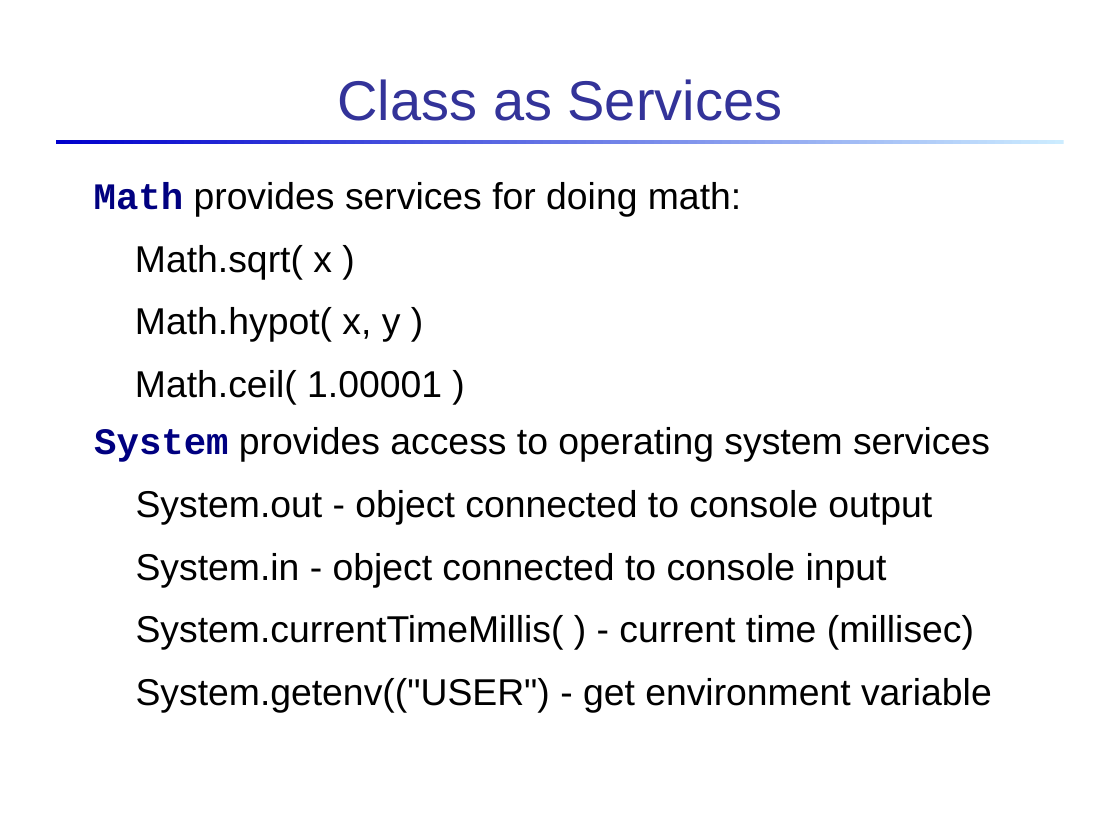
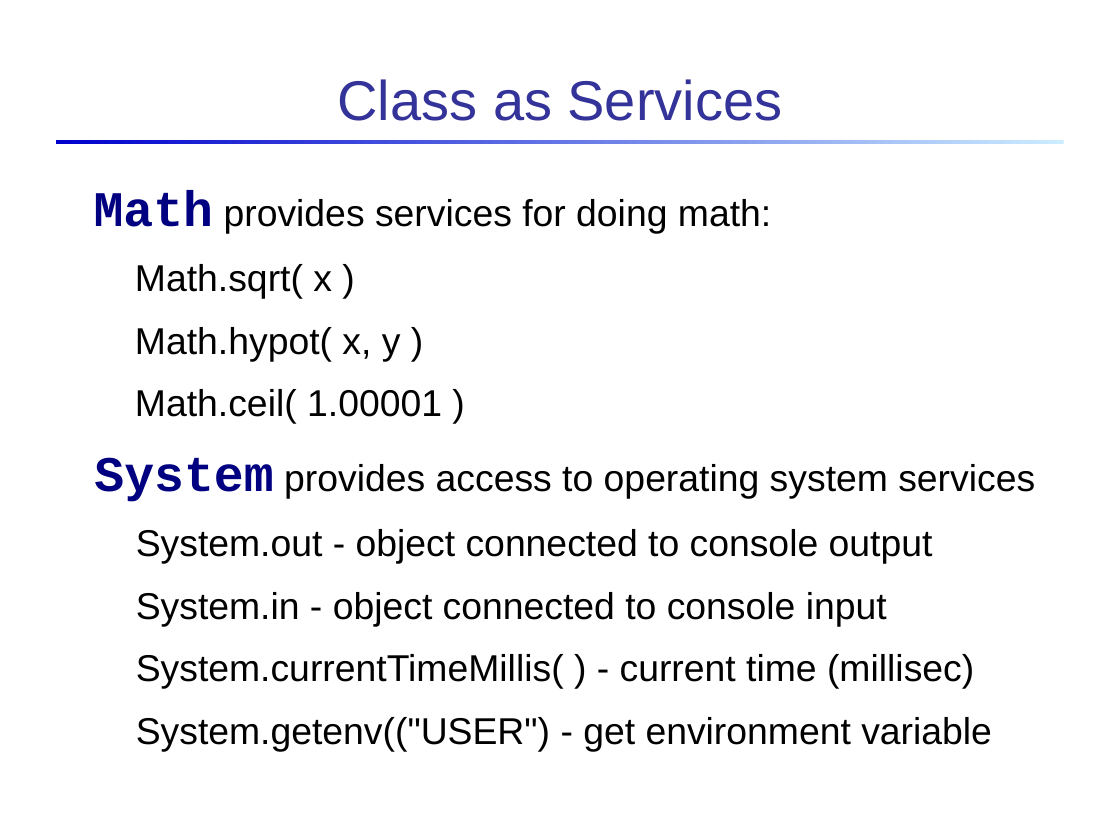
Before and after one commit to skeoop/skeoop.github.io, a slide deck: slide 23 of week1/3-Introduction-to-Objects.ppt. Drawn at 1120x840 pixels with LibreOffice and Linux fonts; fonts in the diff are those of the drawing. Boxes give left, top, right and bottom in pixels: in the first picture for what was removed or moved away, otherwise in the second. Text is boxed around its words. In the diff, an @@ line names an element or a change of style, - is before the commit and + after.

```diff
--- a/week1/3-Introduction-to-Objects.ppt
+++ b/week1/3-Introduction-to-Objects.ppt
@@ text at box(94, 191, 1035, 502): size 24 to 32 pt in "Math", "System"; line spacing 0.9 to 1 @@
```
Also in this commit, not shown: 7 other slides changed, 3 other files.
